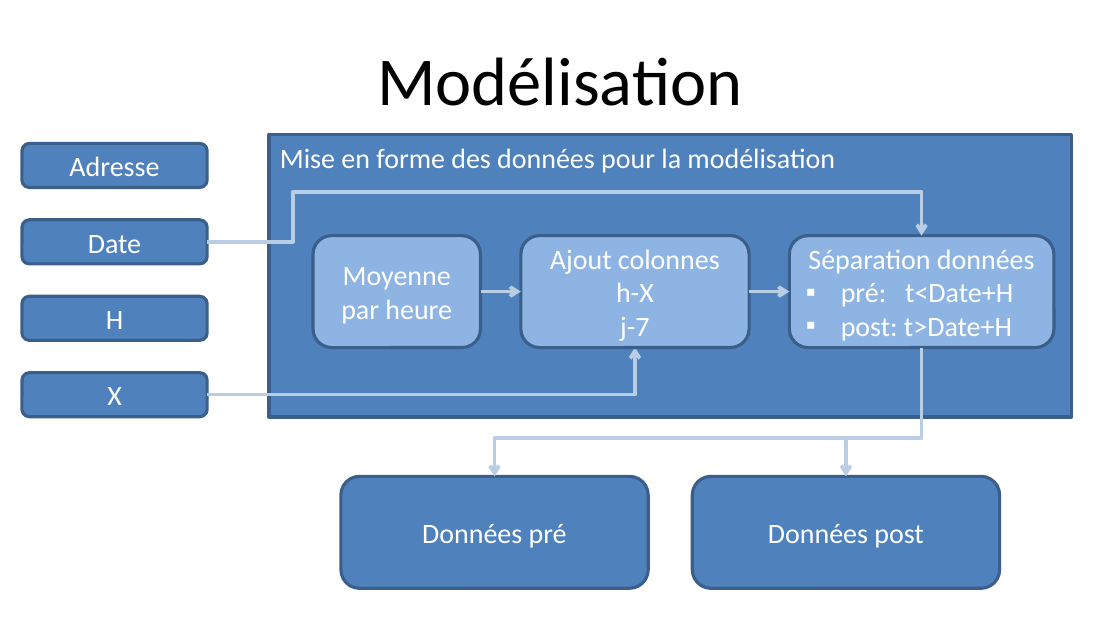
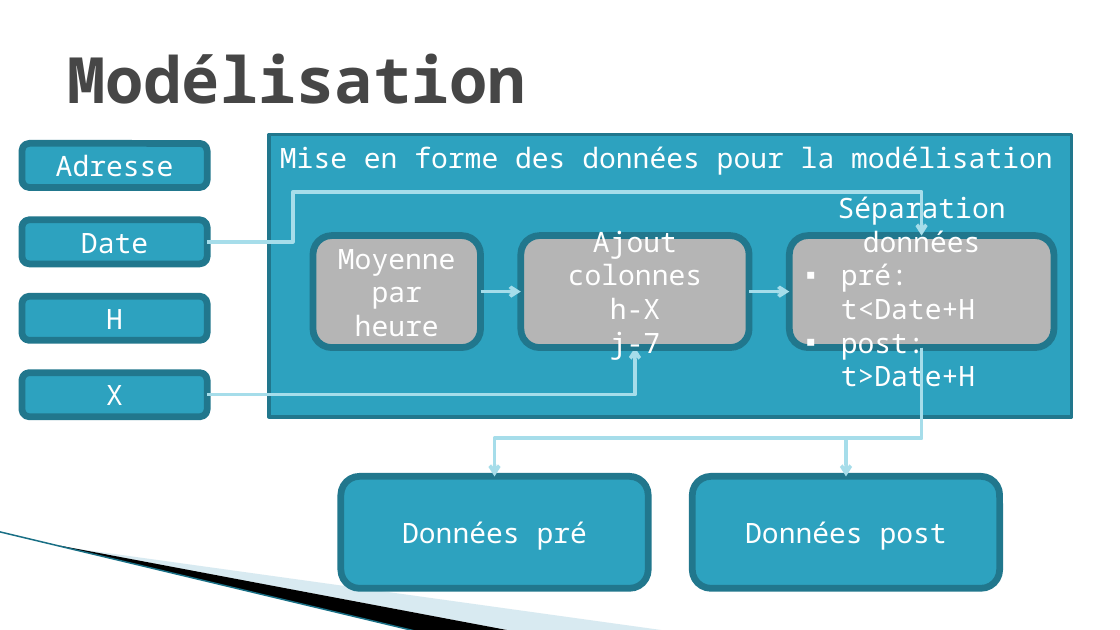
Before and after one commit to DianeBeldame/AppVelib, a slide deck: slide 10 of Presentation v0.1.pptx (slide 6 before the commit). Drawn at 1120x630 pixels with LibreOffice and Linux fonts; fonts in the diff are those of the drawing; background and template pictures are left out. Boxes give left, top, right and bottom in pixels: in the first picture for what was removed or moved away, otherwise in the second. Text is boxed around its words. In the diff, an @@ line names an element or a change of style, - is before the commit and + after.

Commit message:
Mise a jour du ppt avec des slides archi, outil, météo

```diff
--- a/Presentation v0.1.pptx
+++ b/Presentation v0.1.pptx
@@ title "Modélisation" at bbox=[67, 53, 526, 104]: size 44 to 41 pt, font Calibri to Noto Sans Mono, text colour #000000 to #464646, bold on; alignment centre to left @@
@@ rectangle "Mise en forme des données ..." at bbox=[269, 134, 1072, 417]: font Calibri to Noto Sans Mono; fill #4F81BD to #2DA2BF; outline #3A5F8C 2.25 pt to #21788D 2.25 pt @@
@@ elbow arrow (207, 242) - (922, 235): stroke #B9CDE5 2.25 pt to #A6DDEA 2.25 pt @@
@@ font Calibri to Noto Sans Mono; fill #8EB4E3 to #B5B5B5; outline #3A5F8C 2 pt to #21788D 4.33 pt in 3 elements at bbox=[314, 235, 482, 347], bbox=[521, 235, 749, 347], bbox=[790, 235, 1054, 347] @@
@@ font Calibri to Noto Sans Mono; fill #4F81BD to #2DA2BF; outline #3A5F8C 2 pt to #21788D 4.33 pt in 6 elements at bbox=[340, 476, 647, 588], bbox=[692, 476, 999, 588], bbox=[22, 373, 207, 417], bbox=[22, 143, 207, 187], bbox=[22, 220, 207, 263], bbox=[22, 297, 207, 340] @@
@@ arrow (480, 291) - (521, 291): stroke #4B7EBC 2.25 pt to #2DA2BF 2.25 pt @@
@@ arrow (480, 291) - (521, 291): stroke #B9CDE5 2.25 pt to #A6DDEA 2.25 pt @@
@@ arrow (749, 291) - (790, 291): stroke #B9CDE5 2.25 pt to #A6DDEA 2.25 pt @@
@@ elbow arrow (207, 394) - (635, 347): stroke #B9CDE5 2.25 pt to #A6DDEA 2.25 pt @@
@@ elbow arrow (922, 347) - (495, 476): stroke #B9CDE5 2.25 pt to #A6DDEA 2.25 pt @@
@@ elbow arrow (922, 347) - (846, 476): stroke #B9CDE5 2.25 pt to #A6DDEA 2.25 pt @@
@@ line added from (0, 532) to (416, 630), #97C5D8 0.95 pt @@
@@ freeform shape added at bbox=[59, 545, 512, 630], fill #000000 @@
@@ freeform shape added at bbox=[62, 547, 666, 630], fill #A0CBDC at 40% opacity @@
```
Also in this commit, not shown: 7 other slides changed, 4 slides added.
